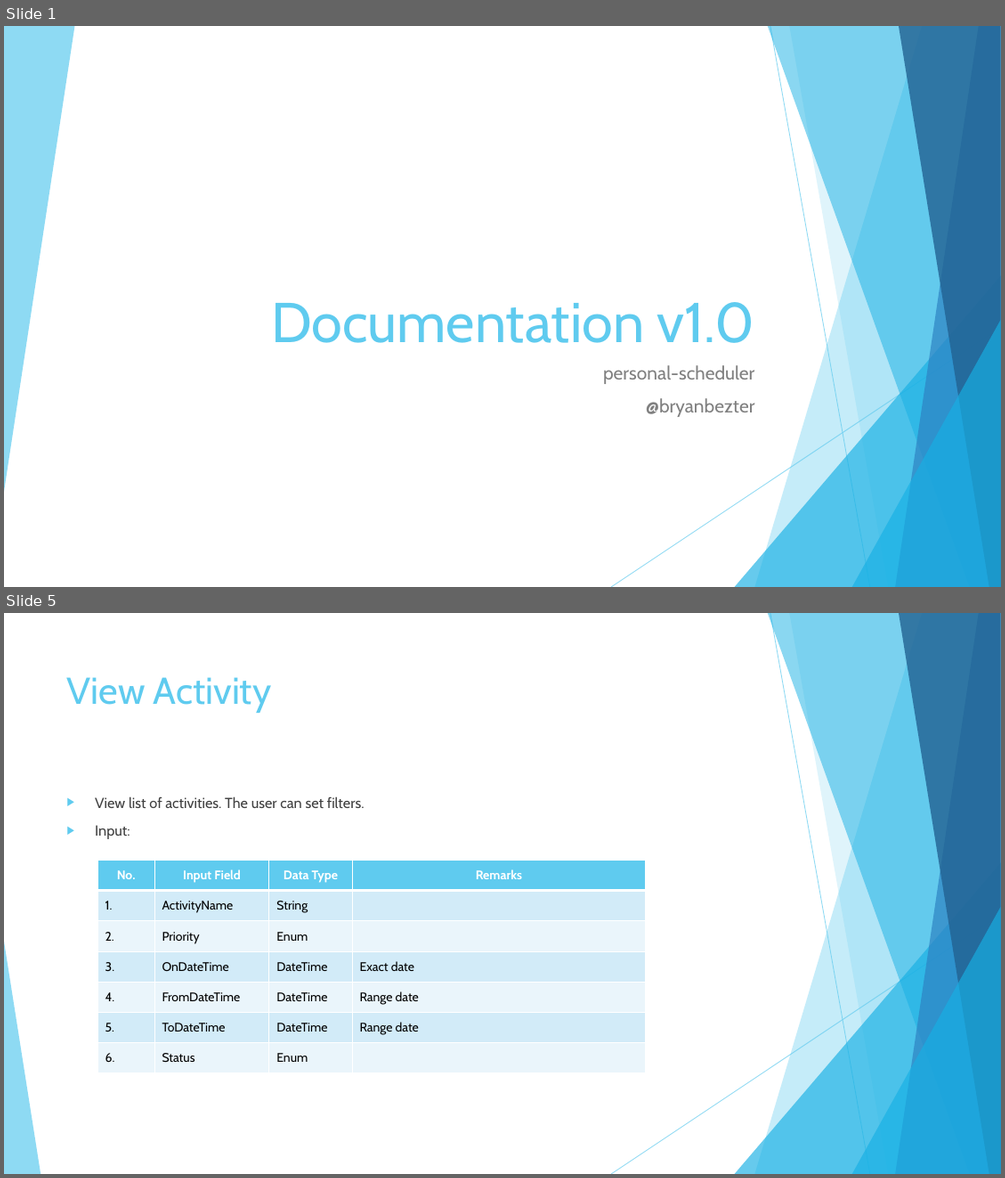
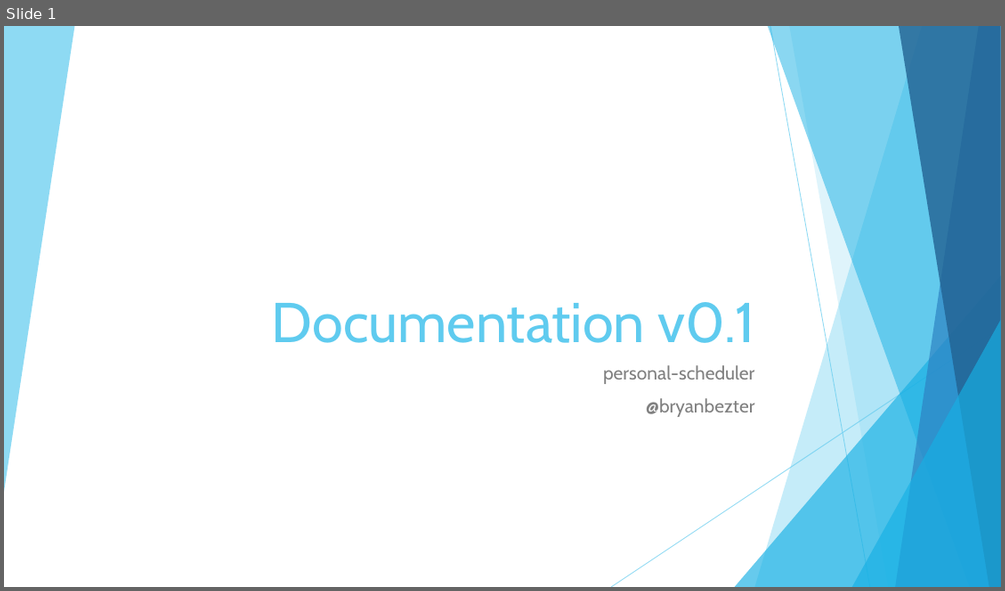
Before and after one commit to bryanbezter/personal-scheduler, a slide deck: Documentation v1.0.pptx. Shown one above the other, each under a label of ours: slides 1 and 5 before the commit, slide 1 after it; the slides between them are not shown. The pictures are 1005x1178 and 1005x591 pixels, drawn with LibreOffice and Linux fonts; fonts in the diff are those of the drawing. Boxes give left, top, right and bottom in pixels: in the first picture for what was removed or moved away, otherwise in the second. Text is boxed around its words. In the diff, an @@ line names an element or a change of style, - is before the commit and + after.

Commit message:
Update documentation
- Finish UI design
- Update db design
- Update state diagram
- Update functional design

```diff
--- a/Documentation v1.0.pptx
+++ b/Documentation v1.0.pptx
@@ slide 5 removed at <box>4,613,1001,1174</box>, background #FFFFFF; not listed: 9 template elements that a slide beside it also shows @@
@@ title removed at <box>67,677,271,713</box> @@
-View Activity
@@ text removed at <box>95,796,364,839</box> @@
-▶ View list of activities. The user can set filters.
-▶ Input:
@@ table removed at <box>97,860,645,1073</box>, 7 rows, 4 columns @@
-No. | Input Field | Data Type | Remarks
-1. | ActivityName | String | 
-2. | Priority | Enum | 
-3. | OnDateTime | DateTime | Exact date
-4. | FromDateTime | DateTime | Range date
-5. | ToDateTime | DateTime | Range date
-6. | Status | Enum | 
@@ triangle removed at <box>4,941,40,1174</box> @@
@@ slide 1 changed as well @@
@@ title at <box>272,302,754,343</box>: text changed @@
-Documentation v1.0
+Documentation v0.1
```
Also in this commit, not shown: 8 other slides changed, 12 slides added, 5 other slides removed.
